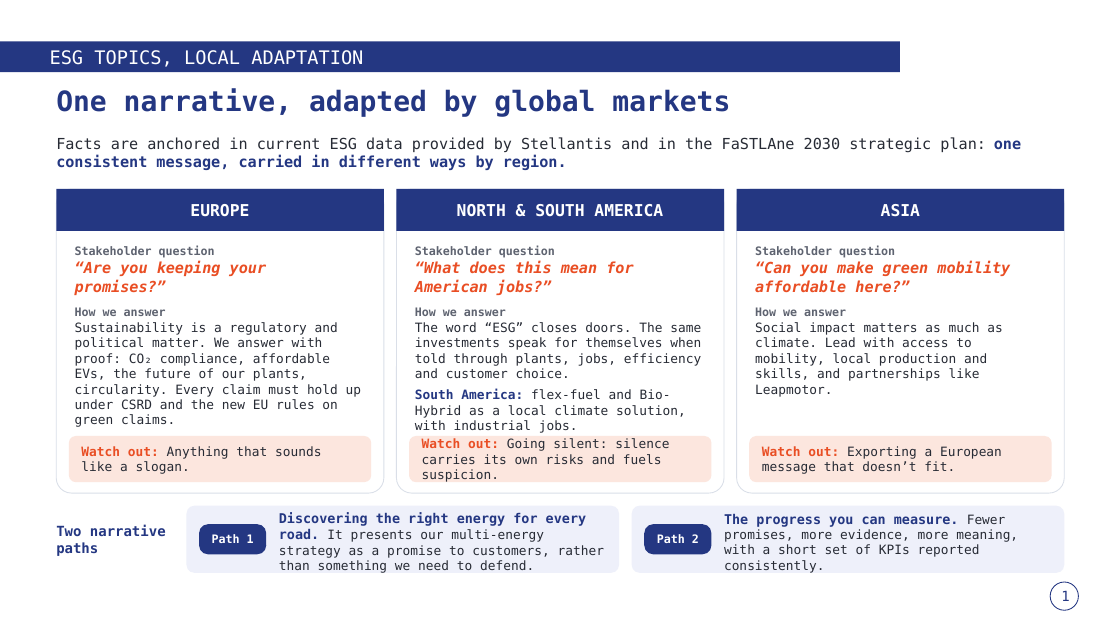
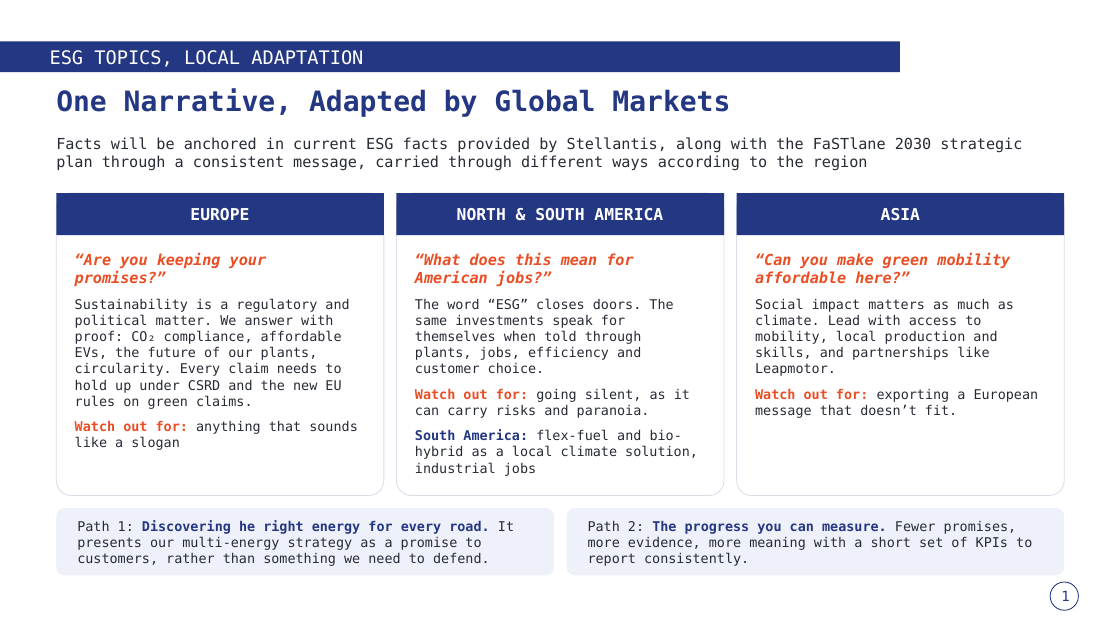
Before and after one commit to gabbelluardo-strategy/traproject, a slide deck: slide 1 of decks/ESG_Local_Adaptation_Slide.pptx. Drawn at 1120x630 pixels with LibreOffice and Linux fonts; fonts in the diff are those of the drawing; background and template pictures are left out. Boxes give left, top, right and bottom in pixels: in the first picture for what was removed or moved away, otherwise in the second. Text is boxed around its words. In the diff, an @@ line names an element or a change of style, - is before the commit and + after.

```diff
--- a/decks/ESG_Local_Adaptation_Slide.pptx
+++ b/decks/ESG_Local_Adaptation_Slide.pptx
@@ text at [56, 89, 730, 117]: text changed @@
-One narrative, adapted by global markets
+One Narrative, Adapted by Global Markets
@@ text at [56, 137, 1022, 171]: text changed @@
-Facts are anchored in current ESG data provided by Stellantis and in the FaSTLAne 2030 strategic plan: one consistent message, carried in different ways by region.
+Facts will be anchored in current ESG facts provided by Stellantis, along with the FaSTlane 2030 strategic plan through a consistent message, carried through different ways according to the region
@@ 3 rectangles, 3 rounded rectangles: place and size @@
-3 rectangles, 3 rounded rectangles at [56, 189, 1065, 493]
+3 rectangles, 3 rounded rectangles at [56, 193, 1065, 496]
@@ text at [75, 245, 215, 258]: paragraph removed @@
-Stakeholder question
@@ text at [415, 245, 555, 258]: paragraph removed @@
-Stakeholder question
@@ text at [755, 245, 895, 258]: paragraph removed @@
-Stakeholder question
@@ text at [75, 298, 358, 450]: text changed; size 11 to 11.5 pt @@
-How we answer
-Sustainability is a regulatory and political matter. We answer with proof: CO₂ compliance, affordable EVs, the future of our plants, circularity. Every claim must hold up under CSRD and the new EU rules on green claims.
+Sustainability is a regulatory and political matter. We answer with proof: CO₂ compliance, affordable EVs, the future of our plants, circularity. Every claim needs to hold up under CSRD and the new EU rules on green claims.
+Watch out for: anything that sounds like a slogan
@@ text at [415, 298, 673, 373]: size 11 to 11.5 pt in "The word “ESG” closes doors. The same ..."; more space between paragraphs @@
@@ text at [755, 298, 1014, 376]: size 11 to 11.5 pt in "Social impact matters as much as climate. ..."; more space between paragraphs @@
@@ text at [415, 307, 506, 316]: paragraph removed @@
-How we answer
@@ text at [755, 307, 846, 316]: paragraph removed @@
-How we answer
@@ text at [415, 388, 698, 476]: text changed; size 11 to 11.5 pt @@
-South America: flex-fuel and Bio-Hybrid as a local climate solution, with industrial jobs.
+Watch out for: going silent, as it can carry risks and paranoia.
+South America: flex-fuel and bio-hybrid as a local climate solution, industrial jobs
@@ text at [755, 388, 1039, 418]: paragraph added @@
+Watch out for: exporting a European message that doesn’t fit.
@@ rounded rectangle removed at [69, 436, 371, 482] @@
@@ text removed at [81, 446, 321, 474] @@
-Watch out: Anything that sounds like a slogan.
@@ rounded rectangle removed at [409, 436, 712, 482] @@
@@ text removed at [422, 438, 669, 482] @@
-Watch out: Going silent: silence carries its own risks and fuels suspicion.
@@ rounded rectangle removed at [749, 436, 1052, 482] @@
@@ text removed at [762, 446, 1002, 474] @@
-Watch out: Exporting a European message that doesn’t fit.
@@ rounded rectangle: place and size @@
-rounded rectangle at [187, 506, 619, 573]
+rounded rectangle at [56, 508, 554, 576]
@@ rounded rectangle: place and size @@
-rounded rectangle at [632, 506, 1065, 573]
+rounded rectangle at [567, 508, 1065, 576]
@@ text removed at [56, 524, 166, 556] @@
-Two narrative paths
@@ text at [77, 520, 514, 566]: text changed; size 11 to 11.5 pt @@
-Discovering the right energy for every road. It presents our multi-energy strategy as a promise to customers, rather than something we need to defend.
+Path 1: Discovering he right energy for every road. It presents our multi-energy strategy as a promise to customers, rather than something we need to defend.
@@ rounded rectangle removed at [199, 524, 266, 555] @@
-Path 1
@@ text at [588, 520, 1032, 566]: text changed; size 11 to 11.5 pt @@
-The progress you can measure. Fewer promises, more evidence, more meaning, with a short set of KPIs reported consistently.
+Path 2: The progress you can measure. Fewer promises, more evidence, more meaning with a short set of KPIs to report consistently.
@@ rounded rectangle removed at [644, 524, 712, 555] @@
-Path 2
```
Also in this commit, not shown: 1 other file.
